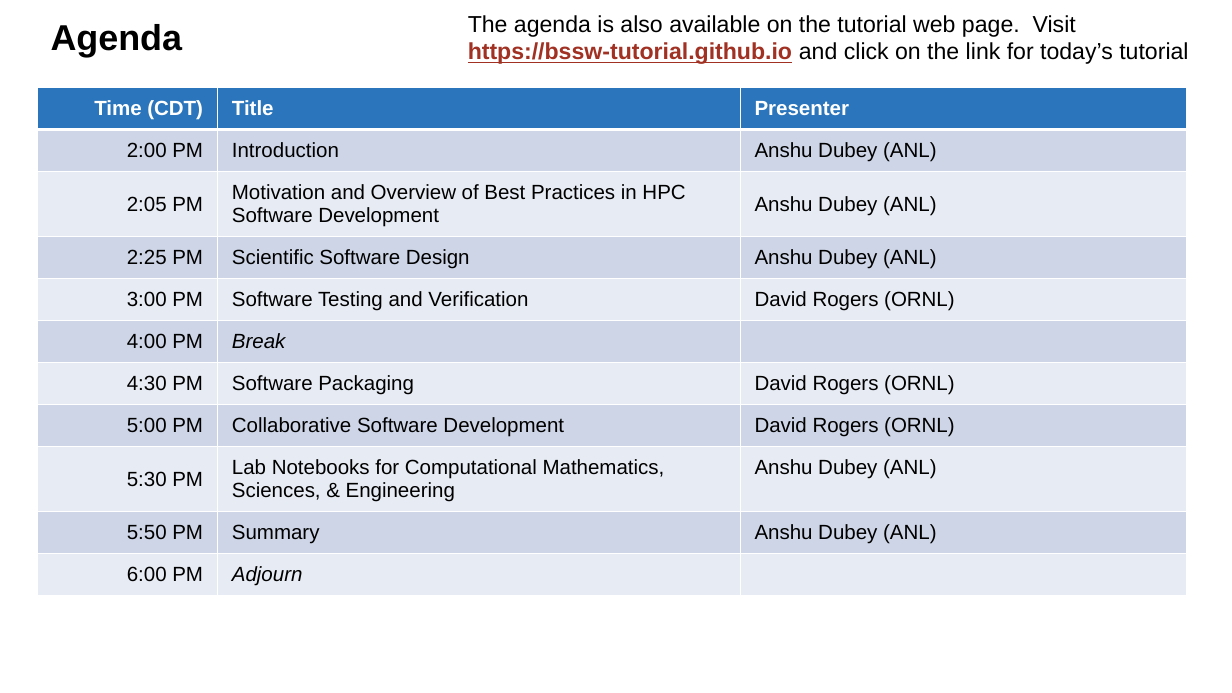
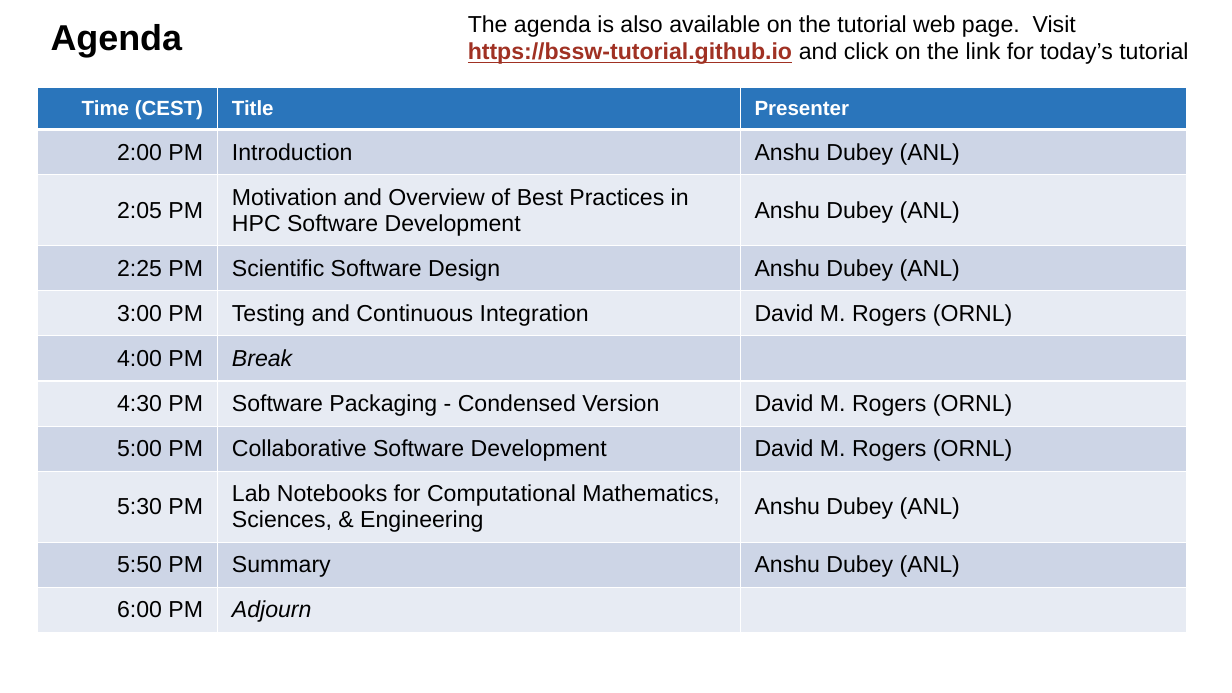
Before and after one commit to bssw-tutorial/presentations, a slide deck: slide 11 of intro-a.pptx. Drawn at 1232x693 pixels with LibreOffice and Linux fonts; fonts in the diff are those of the drawing. Boxes give left, top, right and bottom in pixels: in the first picture for what was removed or moved away, otherwise in the second. Text is boxed around its words. In the diff, an @@ line names an element or a change of style, - is before the commit and + after.

```diff
--- a/intro-a.pptx
+++ b/intro-a.pptx
@@ table at <box>37,88,1186,657</box> @@
-row 1, column 1: Time (CDT)
+row 1, column 1: Time (CEST)
-row 5, column 2: Software Testing and Verification
+row 5, column 2: Testing and Continuous Integration
-row 5, column 3: David Rogers (ORNL)
+row 5, column 3: David M. Rogers (ORNL)
-row 7, column 2: Software Packaging
+row 7, column 2: Software Packaging - Condensed Version
-row 7, column 3: David Rogers (ORNL)
+row 7, column 3: David M. Rogers (ORNL)
-row 8, column 3: David Rogers (ORNL)
+row 8, column 3: David M. Rogers (ORNL)
@@ size 16 to 18 pt in "2:00 PM", "Introduction", "Anshu Dubey (ANL)", "2:05 PM" and 19 more places @@
```
Also in this commit, not shown: 5 other slides changed, 5 other files.
